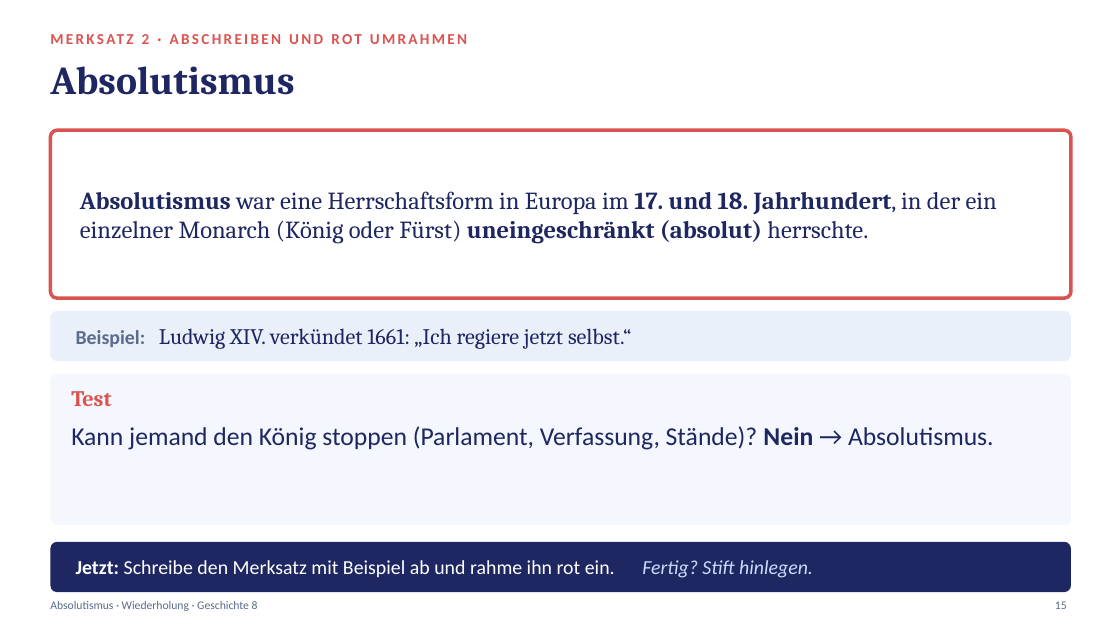
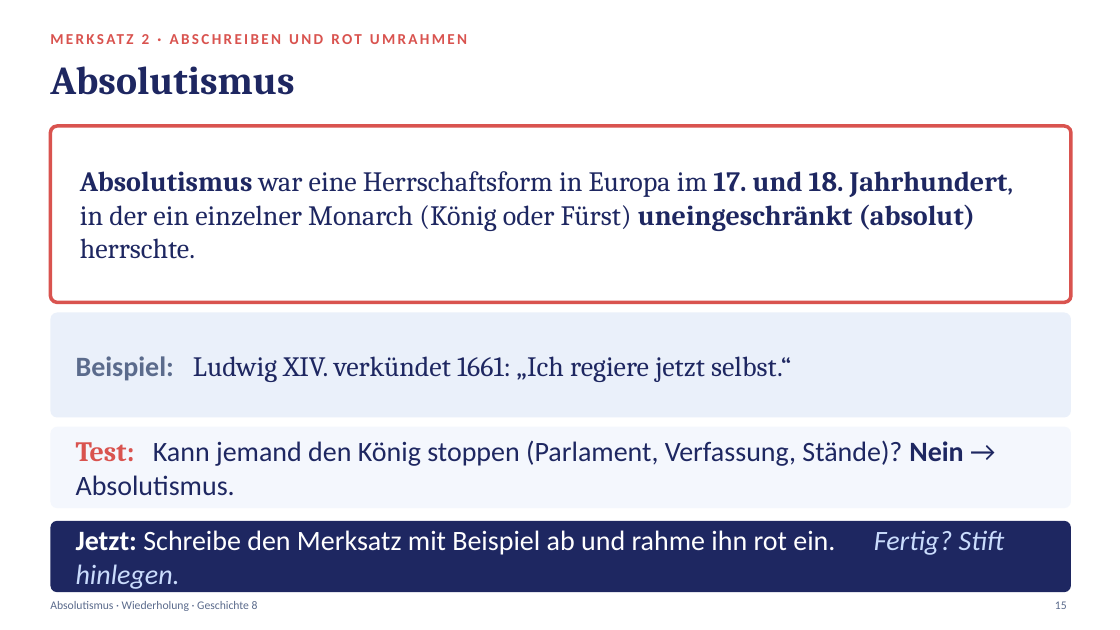
Before and after one commit to golzkonstantin-gif/Schule, a slide deck: slide 15 of Geschichte_8/Absolutismus_Wiederholung/Praesentation_Absolutismus_Wiederholung.pptx. Drawn at 1120x630 pixels with LibreOffice and Linux fonts; fonts in the diff are those of the drawing. Boxes give left, top, right and bottom in pixels: in the first picture for what was removed or moved away, otherwise in the second. Text is boxed around its words. In the diff, an @@ line names an element or a change of style, - is before the commit and + after.

```diff
--- a/Geschichte_8/Absolutismus_Wiederholung/Praesentation_Absolutismus_Wiederholung.pptx
+++ b/Geschichte_8/Absolutismus_Wiederholung/Praesentation_Absolutismus_Wiederholung.pptx
@@ rounded rectangle resized from (x1=50, y1=130, x2=1071, y2=298) to (x1=50, y1=126, x2=1071, y2=302) @@
@@ text "Absolutismus war eine Herrschaftsform in ..." moved from (x1=80, y1=191, x2=997, y2=244) to (x1=80, y1=171, x2=1013, y2=259) @@
@@ text "Absolutismus war eine Herrschaftsform in ..." at (x1=80, y1=171, x2=1013, y2=259): size 21 to 24 pt @@
@@ proportions changed in 4 elements at (x1=50, y1=126, x2=1071, y2=302), (x1=50, y1=521, x2=1071, y2=592), (x1=50, y1=427, x2=1071, y2=508), (x1=50, y1=313, x2=1071, y2=418) @@
@@ rounded rectangle resized from (x1=50, y1=311, x2=1071, y2=361) to (x1=50, y1=313, x2=1071, y2=418) @@
@@ text "Beispiel: Ludwig XIV. verkündet 1661: ..." at (x1=76, y1=356, x2=791, y2=382): size 17 to 24 pt in "Beispiel:"; size 19 to 24 pt in "Ludwig XIV. verkündet 1661: „Ich regiere jetzt ..." @@
@@ text removed at (x1=71, y1=391, x2=111, y2=406) @@
-Test
@@ rounded rectangle resized from (x1=50, y1=374, x2=1071, y2=525) to (x1=50, y1=427, x2=1071, y2=508) @@
@@ text at (x1=76, y1=440, x2=963, y2=495): text changed; size 22 to 24 pt @@
-Kann jemand den König stoppen (Parlament, Verfassung, Stände)? Nein → Absolutismus.
+Test: Kann jemand den König stoppen (Parlament, Verfassung, Stände)? Nein → Absolutismus.
@@ text "Test: Kann jemand den König ..." at (x1=76, y1=440, x2=963, y2=495): vertical alignment top to middle @@
@@ rounded rectangle resized from (x1=50, y1=542, x2=1071, y2=592) to (x1=50, y1=521, x2=1071, y2=592) @@
@@ text "Jetzt: Schreibe den Merksatz mit ..." moved from (x1=76, y1=560, x2=813, y2=578) to (x1=76, y1=530, x2=1004, y2=555) @@
@@ text "Jetzt: Schreibe den Merksatz mit ..." at (x1=76, y1=530, x2=1004, y2=555): size 17 to 24 pt @@
```
Also in this commit, not shown: 16 other slides changed, 3 slides removed, 3 other files.
